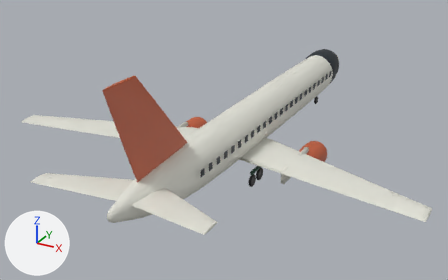
What one commit did to the glTF model public/assets/aeronaves/jaz-90.glb.
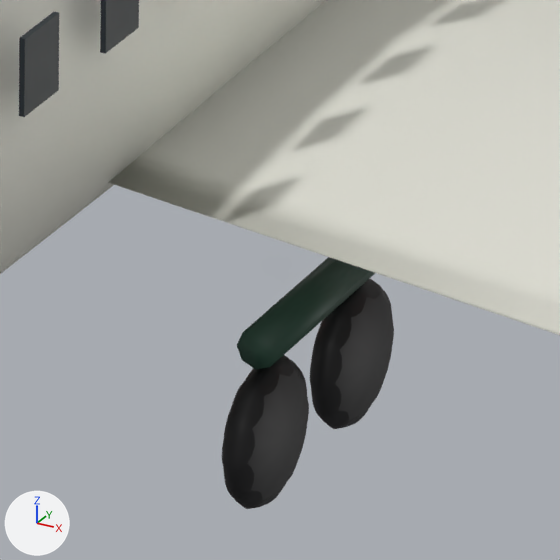
Each version is shown whole from a 50 mm camera at (16.8, -35.1, 15.4) aimed at (-1.3, -2.2, -1.1), then close up on the part from 51% to 62% of the width and 51% to 68% of the height. Lighting does not change. The marker at lower left points along +X, +Y and +Z. The older version's two pictures come first. Where no turn or scale is listed for an object, it has been applied to the vertices.

In view in the first close-up: 'ala', 'fuselaje', 'pata-1', 'rueda-1--1', 'rueda-1-1', 'ventanillas'.
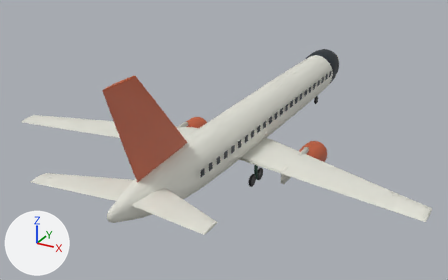
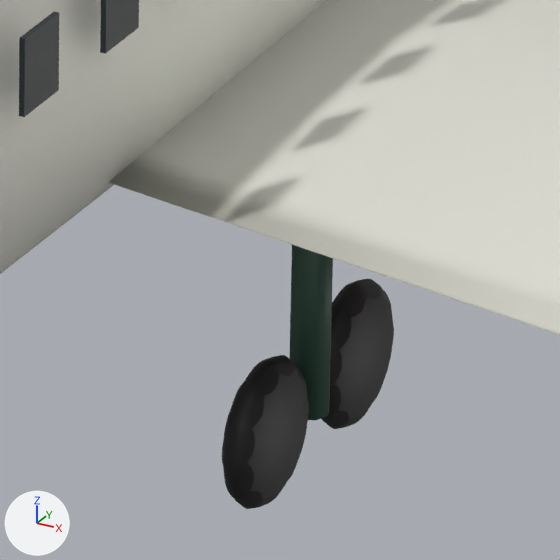
Scene script edits in JSON lines:
```json
{"op": "set", "path": "ob_pata_1.rotation_euler", "old": "(0.0, 0.0, 0.0)", "new": "(1.571, 0.0, 0.0)", "note": "degrees (0, 0, 0) -> degrees (90, 0, 0)"}
```

What differs and where, as boxes [x1, y1, x2, y2] in the close-ups (560 x 560 px):
```json
{"object": "pata-1", "change": "turned", "before": [237, 257, 375, 369], "after": [289, 245, 333, 420]}
```
